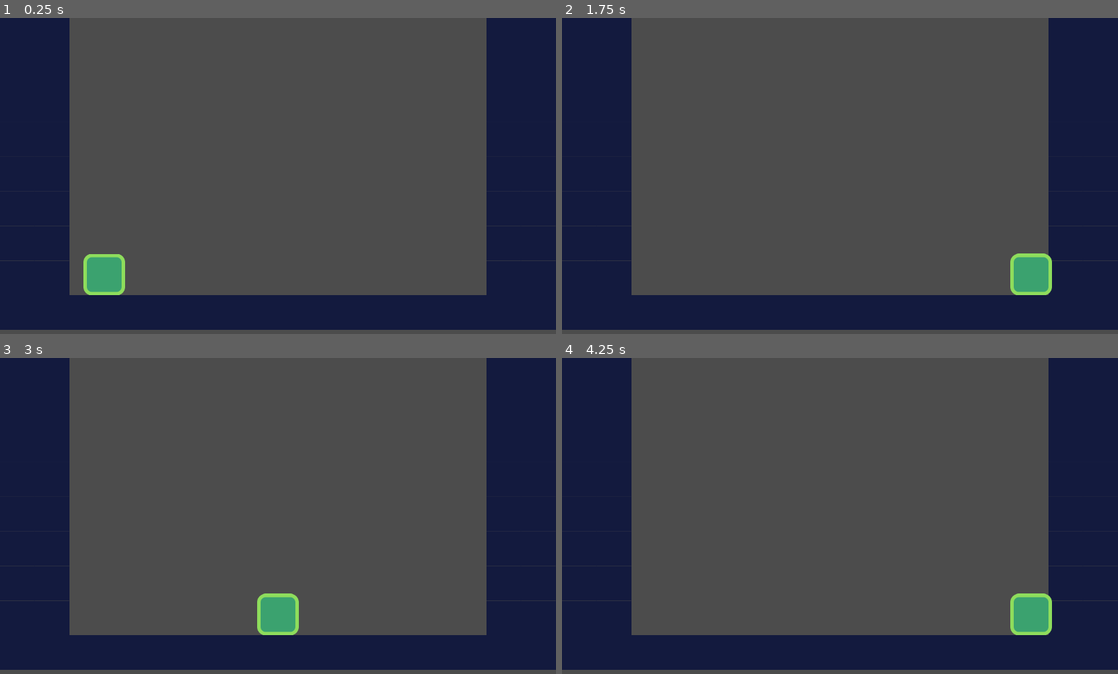
Above: before the commit, frames 1-4 (two rows, left to right).
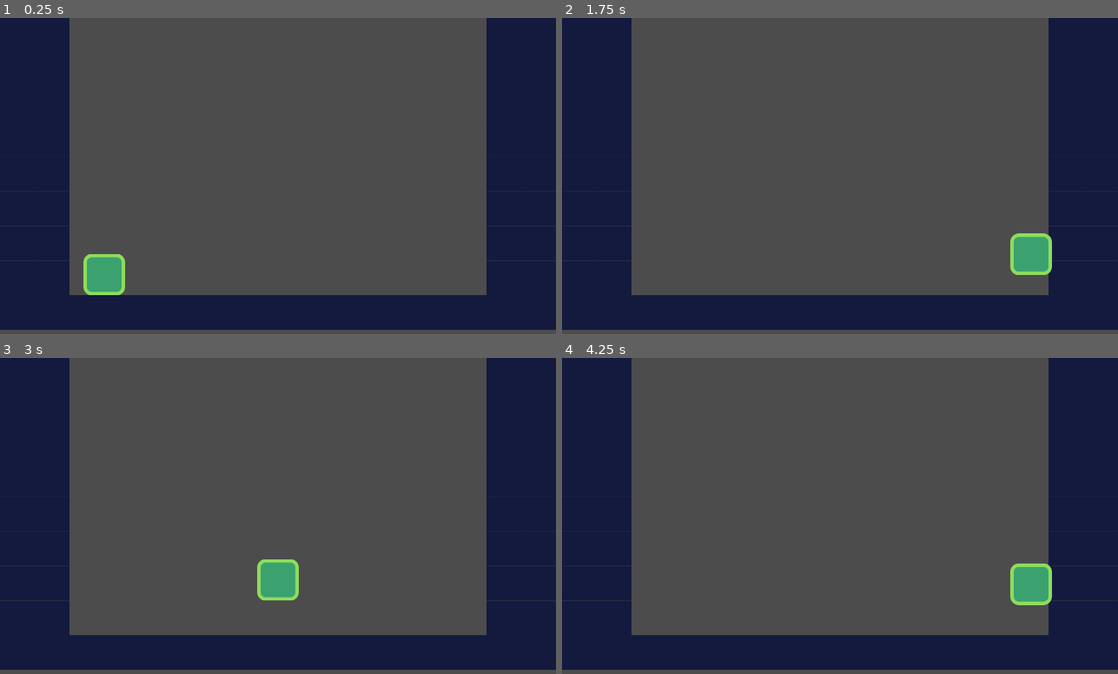
Above: after the commit, the same moments.

Repository: walizw/GodotProjects
Game: Godot game, scene res://scenes/level.tscn
Same seed, same stepped clock (60 frames per second), same inputs: the game is played once before the commit and once after it. The project has no main scene, so this scene is started directly.
Inputs:
- Up to frame 1 (0.25 s): no input
- Up to frame 2 (1.75 s): tap Enter at 0.5 s; hold D (right) from 0.53 s (still down); tap W (jump) at 0.6, 0.77, 1.07, 1.35, 1.52 s
- Up to frame 3 (3 s): tap W (jump) at 1.82, 2.1, 2.85 s; release D (right) at 2.03 s; hold A (left) 2.03-2.78 s; hold D (right) from 2.78 s (still down)
- Up to frame 4 (4.25 s): keep holding D (right); tap W (jump) at 3.02, 3.32, 3.6, 3.77, 4.07 s

The runs differ from the first frame. In frame 2, 1.1% of the frame differs, in the area x 80-89%, y 68-88%; in frame 3, 1.7%, in the area x 46-54%, y 63-88%; in frame 4, 1.6%.

Commit message:
player jump and interrupting jump

Diff:
--- a/1. Platformer/scenes/level.tscn
+++ b/1. Platformer/scenes/level.tscn
@@ -41,4 +41,5 @@
 
 [node name="player" parent="." instance=ExtResource( 2 )]
 position = Vector2( 240, 584 )
-speed = Vector2( 800, 1000 )
+speed = Vector2( 800, 1400 )
+grav = 4000.0
--- a/1. Platformer/scripts/actor.gd
+++ b/1. Platformer/scripts/actor.gd
@@ -1,10 +1,8 @@
 extends KinematicBody2D
 class_name Actor
+
+const FLOOR_NORMAL: = Vector2.UP
 
 export var speed: = Vector2 (300.0, 1000.0)
 export var grav: = 3000.0
 var velocity: = Vector2.ZERO
-
-func _physics_process(delta: float) -> void:
-	velocity.y += grav * delta
-	velocity.y = min (speed.y, velocity.y)
--- a/1. Platformer/scripts/player.gd
+++ b/1. Platformer/scripts/player.gd
@@ -1,12 +1,29 @@
 extends Actor
 
 func _physics_process (delta: float) -> void:
+	var is_jump_interrupted := Input.is_action_just_released ("jump") and velocity.y < 0.0
 	var dir: = get_direction ()
-	velocity = dir * speed
-	velocity = move_and_slide (velocity)
+	velocity = calculate_mov_velocity (velocity, speed, dir, is_jump_interrupted)
+	velocity = move_and_slide (velocity, FLOOR_NORMAL)
 
 func get_direction () -> Vector2:
 	return Vector2 (
 		Input.get_action_strength ("right") - Input.get_action_strength ("left"),
 		-1.0 if Input.is_action_just_pressed ("jump") and is_on_floor () else 1.0
 	)
+
+func calculate_mov_velocity (
+		linear_velocity: Vector2,
+		speed: Vector2,
+		dir: Vector2,
+		jump_interrupted: bool
+	) -> Vector2:
+	var new_velocity = linear_velocity
+	new_velocity.x = speed.x * dir.x
+	new_velocity.y += grav * get_physics_process_delta_time ()
+	if dir.y == -1.0:
+		new_velocity.y = speed.y * dir.y
+
+	if jump_interrupted:
+		new_velocity.y = 0.0
+	return new_velocity
